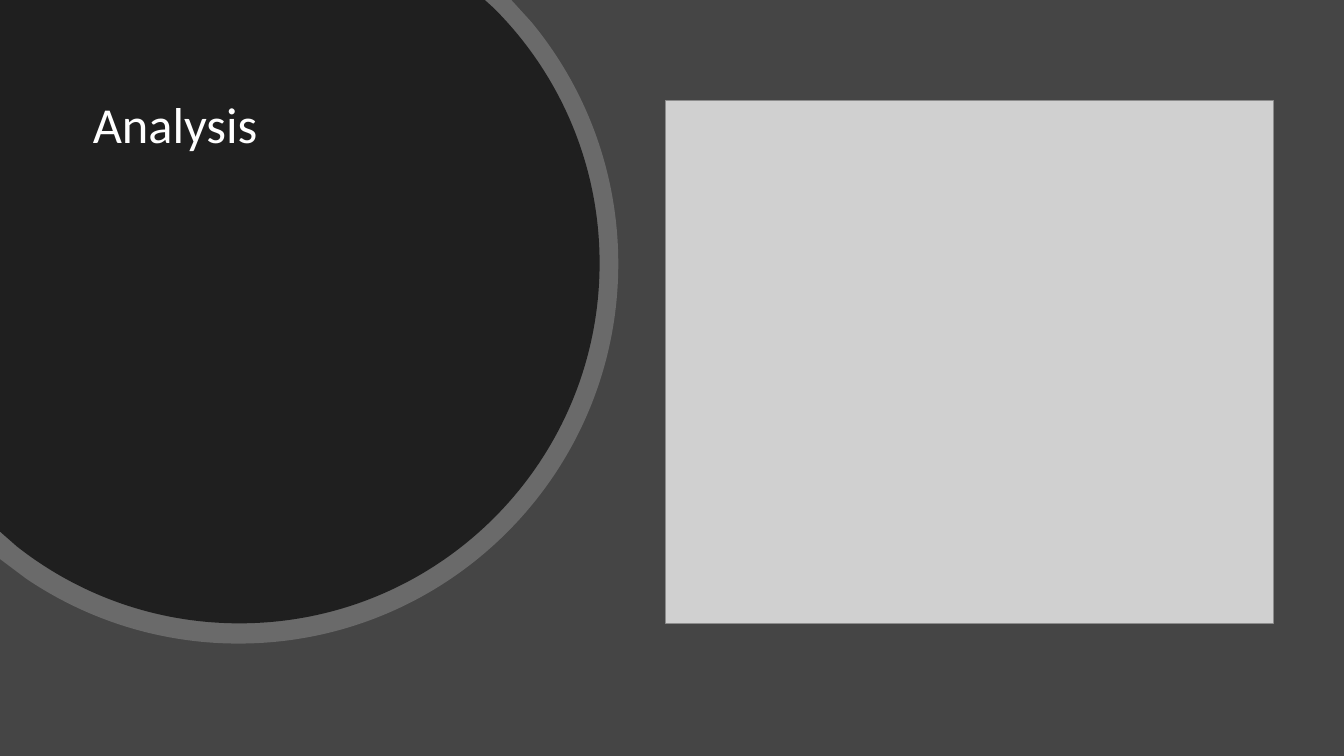
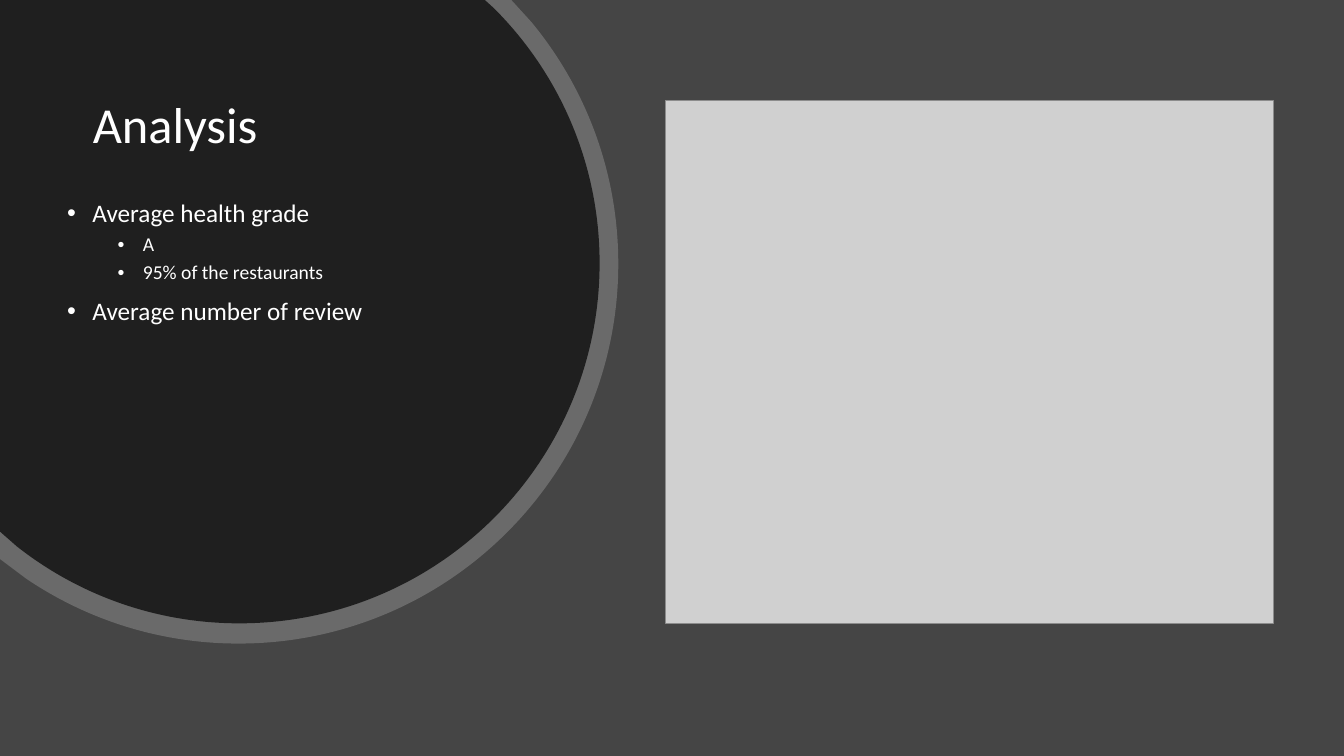
Before and after one commit to ryankchang/project1, a slide deck: slide 10 of GoodEats.pptx. Drawn at 1344x756 pixels with LibreOffice and Linux fonts; fonts in the diff are those of the drawing; grey boxes stand for pictures. Boxes give left, top, right and bottom in pixels: in the first picture for what was removed or moved away, otherwise in the second. Text is boxed around its words. In the diff, an @@ line names an element or a change of style, - is before the commit and + after.

```diff
--- a/GoodEats.pptx
+++ b/GoodEats.pptx
@@ text added at bbox=[92, 204, 362, 325], 18 pt, text #FFFFFF @@
+• Average health grade
+  • A
+  • 95% of the restaurants
+• Average number of review
```
Also in this commit, not shown: 1 other slide changed, 2 slides added.
